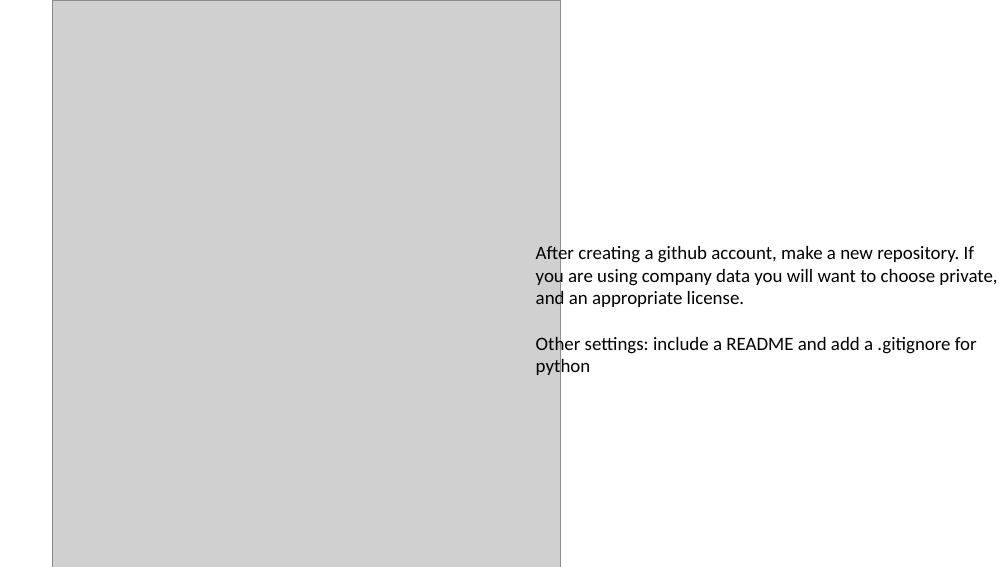
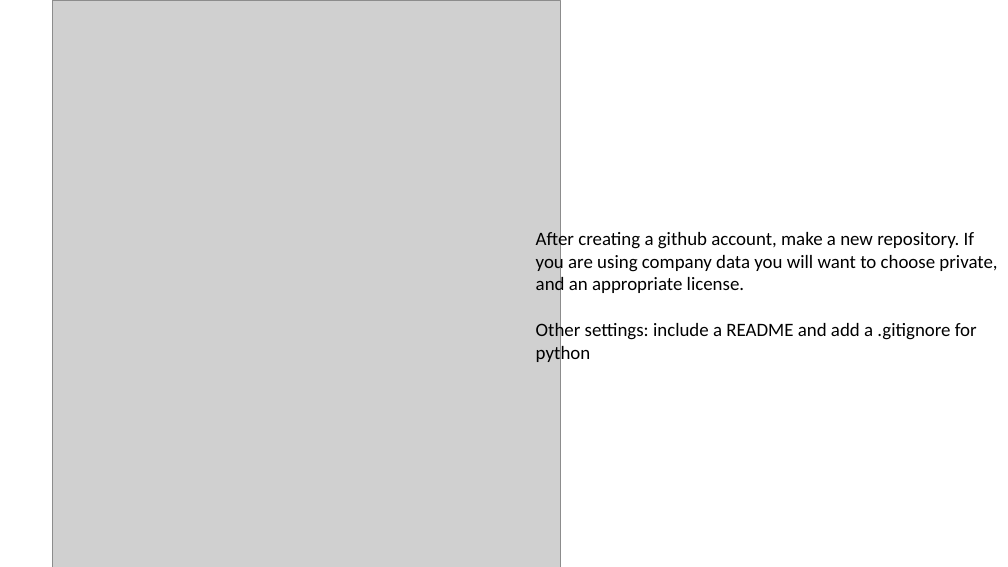
Before and after one commit to wesleybeckner/ds_for_engineers, a slide deck: slide 3 of courses/C2_ Build Your Model/Pythonic Package Development.pptx. Drawn at 1008x567 pixels with LibreOffice and Linux fonts; fonts in the diff are those of the drawing; grey boxes stand for pictures. Boxes give left, top, right and bottom in pixels: in the first picture for what was removed or moved away, otherwise in the second. Text is boxed around its words. In the diff, an @@ line names an element or a change of style, - is before the commit and + after.

```diff
--- a/courses/C2_ Build Your Model/Pythonic Package Development.pptx
+++ b/courses/C2_ Build Your Model/Pythonic Package Development.pptx
@@ text "After creating a github account, ...": place and size @@
-text "After creating a github account, ..." at (536,243,997,378)
+text "After creating a github account, ..." at (536,230,997,364)
```
Also in this commit, not shown: 18 other files.
